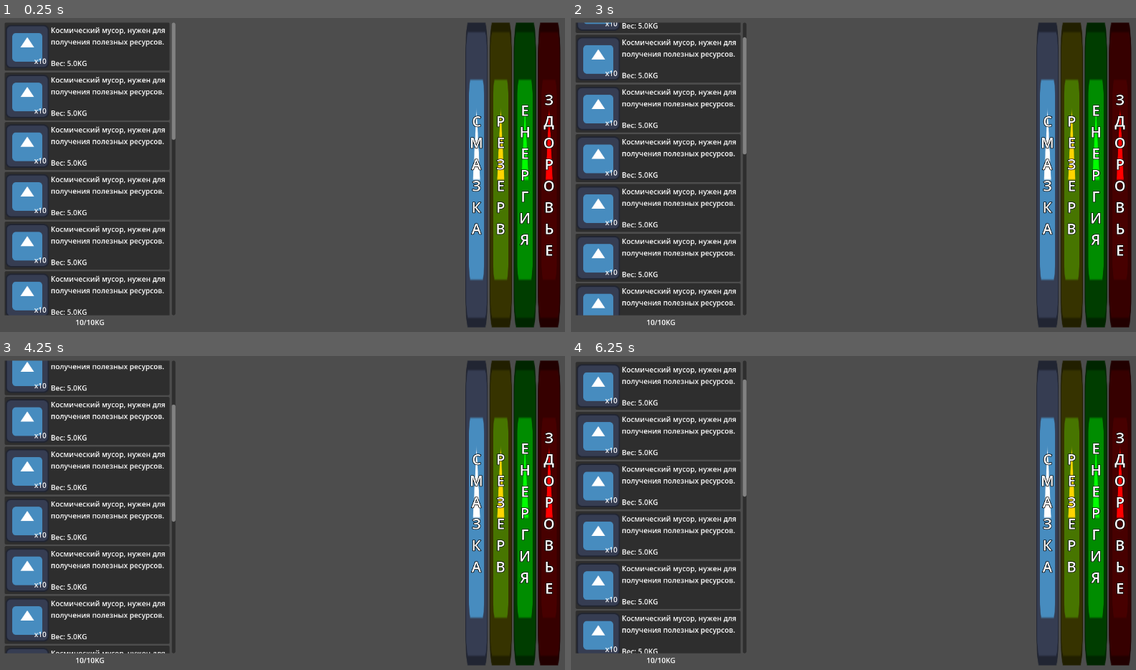
Above: before the commit, frames 1-4 (two rows, left to right).
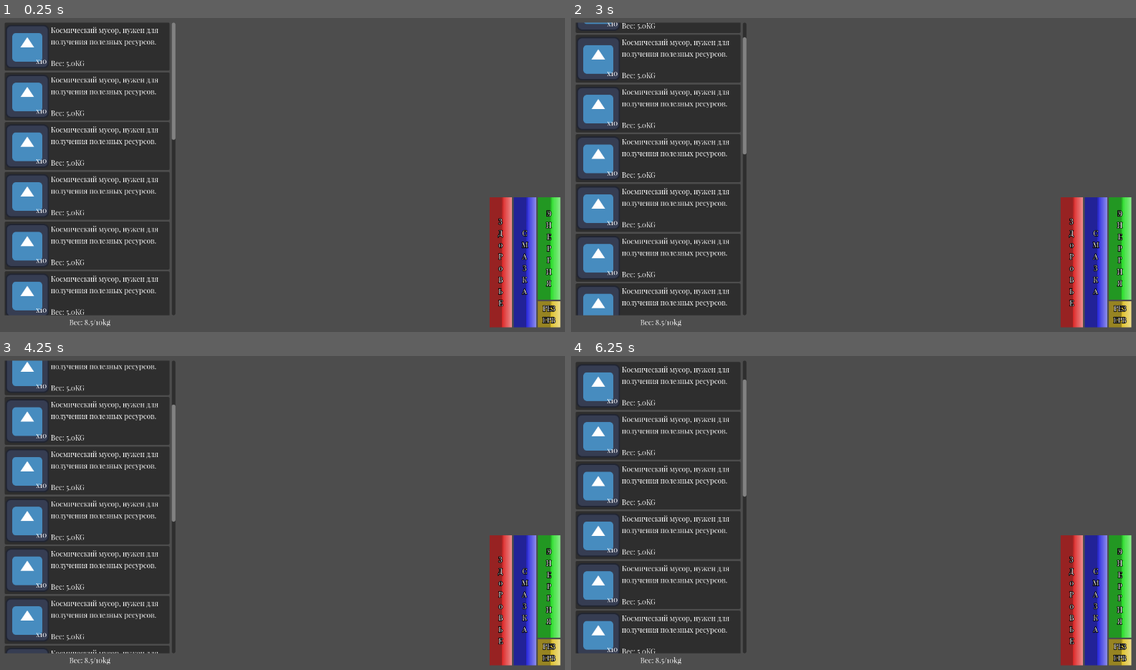
Above: after the commit, the same moments.

Repository: Kerbx/godoband-game
Game: Godot game, scene res://scenes/ui/gui.tscn
The game is run twice, just before and just after one commit, with the same random seed, the same clock (stepped at 60 frames per second) and the same inputs. The project has no main scene, so this scene is started directly. The engine's default icon, where the game draws it, is replaced by a stand-in: a white triangle on a blue panel in a dark square.
Inputs (mouse positions are in pixels of both pictures, inside the frame that each line leads up to):
- Up to frame 1 (0.25 s): no input
- Up to frame 2 (3 s): tap Enter at 0.5, 2 s; move the mouse to (977, 159) at 0.52 s; tap Backspace at 0.6, 2.1 s; click (977, 159) at 0.67 s; tap Space at 1.25, 2.75 s; drag from (740, 190) to (825, 240) at 1.27 s; move the mouse to (910, 102) at 2.02 s; click (910, 102) at 2.17 s; drag from (825, 240) to (684, 127) at 2.77 s
- Up to frame 3 (4.25 s): tap Enter at 3.5 s; move the mouse to (452, 560) at 3.52 s; tap Backspace at 3.6 s; click (452, 560) at 3.67 s
- Up to frame 4 (6.25 s): tap Space at 4.25 s; drag from (684, 465) to (768, 431) at 4.27 s; move the mouse to (881, 513) at 5.02 s; tap Backspace at 5.1 s; click (881, 513) at 5.17 s; drag from (768, 431) to (740, 528) at 5.77 s

The runs differ from the first frame. In frame 1, 17% of the frame differs, in the area x 6-100%, y 1-99%; in frame 2, 17%; in frame 3, 17%; in frame 4, 17%.

Commit message:
New fonts, updated robot ui

Diff:
--- a/project.godot
+++ b/project.godot
@@ -38,3 +38,4 @@
 window/size/viewport_width=1280
 window/size/viewport_height=720
 window/stretch/aspect="ignore"
+window/stretch/scale_mode="integer"
--- /dev/null
+++ b/project_theme.tres
@@ -0,0 +1,7 @@
+[gd_resource type="Theme" format=3 uid="uid://dboam0e75nvqu"]
+
+[ext_resource type="FontFile" uid="uid://citwv82th0rdp" path="res://assets/ui/fonts/playfair_display/PlayfairDisplay-Regular.ttf" id="1_tf5ee"]
+
+[resource]
+default_font = ExtResource("1_tf5ee")
+Label/fonts/font = ExtResource("1_tf5ee")
--- a/scenes/ui/gui.tscn
+++ b/scenes/ui/gui.tscn
@@ -1,15 +1,50 @@
 [gd_scene format=3 uid="uid://fl7yhescggob"]
 
 [ext_resource type="Script" uid="uid://dqb7ive6pn7hy" path="res://scripts/base_classes/ui/CAspectRatioContainer.gd" id="1_1vha8"]
+[ext_resource type="Theme" uid="uid://dboam0e75nvqu" path="res://project_theme.tres" id="2_suhd1"]
 [ext_resource type="Script" uid="uid://byme1ki3xniri" path="res://scripts/base_classes/ui/UISounds.gd" id="2_y0upq"]
-[ext_resource type="Texture2D" uid="uid://df8iskehn75n8" path="res://icon.svg" id="3_nt1ww"]
 [ext_resource type="Script" uid="uid://dcl1xxje2pex1" path="res://scripts/base_classes/ui/ScrollContainerMouse.gd" id="4_8nfk8"]
 [ext_resource type="PackedScene" uid="uid://dj3g0pftrc1i6" path="res://scenes/ui/inventory_item.tscn" id="5_3nifv"]
 
+[sub_resource type="Gradient" id="Gradient_bb880"]
+offsets = PackedFloat32Array(0.19, 0.2, 1)
+colors = PackedColorArray(0.65882355, 0.65882355, 0.65882355, 0.11764706, 1, 1, 1, 0.11764706, 1, 1, 1, 0.49803922)
+
+[sub_resource type="GradientTexture2D" id="GradientTexture2D_suhd1"]
+gradient = SubResource("Gradient_bb880")
+width = 16
+height = 16
+fill_from = Vector2(0.5, 0.5)
+fill_to = Vector2(1, 0.50213677)
+
+[sub_resource type="Gradient" id="Gradient_suhd1"]
+offsets = PackedFloat32Array(0.19, 0.2, 1)
+colors = PackedColorArray(0.65882355, 0.65882355, 0.65882355, 0.78431374, 1, 1, 1, 0.78431374, 1, 1, 1, 0.78431374)
+
+[sub_resource type="GradientTexture2D" id="GradientTexture2D_kb6ab"]
+gradient = SubResource("Gradient_suhd1")
+width = 16
+height = 16
+fill_from = Vector2(0.5, 0.5)
+fill_to = Vector2(1, 0.50213677)
+
 [sub_resource type="LabelSettings" id="LabelSettings_8nfk8"]
-font_size = 32
 outline_size = 5
 outline_color = Color(0, 0, 0, 1)
+
+[sub_resource type="GradientTexture2D" id="GradientTexture2D_o64uq"]
+gradient = SubResource("Gradient_bb880")
+width = 16
+height = 16
+fill_from = Vector2(0.5, 0.5)
+fill_to = Vector2(1, 0.50213677)
+
+[sub_resource type="GradientTexture2D" id="GradientTexture2D_n02pe"]
+gradient = SubResource("Gradient_bb880")
+width = 16
+height = 16
+fill_from = Vector2(0.5, 0.5)
+fill_to = Vector2(1, 0.50213677)
 
 [node name="GUI" type="CanvasLayer" unique_id=174544437]
 
@@ -23,6 +58,7 @@
 anchor_bottom = 1.0
 grow_horizontal = 2
 grow_vertical = 2
+theme = ExtResource("2_suhd1")
 ratio = 1.7778
 script = ExtResource("1_1vha8")
 
@@ -43,12 +79,11 @@
 anchor_bottom = 1.0
 grow_horizontal = 2
 grow_vertical = 2
-alignment = 2
 
 [node name="MarginContainer" type="MarginContainer" parent="CAspectRatioContainer/Margin/ActualUI/HBoxContainer" unique_id=1475613459]
 custom_minimum_size = Vector2(381, 0)
 layout_mode = 2
-size_flags_horizontal = 2
+size_flags_horizontal = 0
 
 [node name="VBoxContainer" type="VBoxContainer" parent="CAspectRatioContainer/Margin/ActualUI/HBoxContainer/MarginContainer" unique_id=2117034400]
 layout_mode = 2
@@ -57,6 +92,7 @@
 layout_mode = 2
 size_flags_vertical = 3
 script = ExtResource("4_8nfk8")
+metadata/_edit_group_ = true
 
 [node name="InventoryContainer" type="VBoxContainer" parent="CAspectRatioContainer/Margin/ActualUI/HBoxContainer/MarginContainer/VBoxContainer/ScrollContainerMouse" unique_id=98561539]
 layout_mode = 2
@@ -108,18 +144,66 @@
 
 [node name="Label" type="Label" parent="CAspectRatioContainer/Margin/ActualUI/HBoxContainer/MarginContainer/VBoxContainer" unique_id=1346090352]
 layout_mode = 2
-text = "10/10KG"
-horizontal_alignment = 1
-
-[node name="TextureProgressBar" type="TextureProgressBar" parent="CAspectRatioContainer/Margin/ActualUI/HBoxContainer" unique_id=822191827]
-custom_minimum_size = Vector2(50, 0)
-layout_mode = 2
-value = 100.0
-fill_mode = 3
-nine_patch_stretch = true
-texture_progress = ExtResource("3_nt1ww")
-
-[node name="Label" type="Label" parent="CAspectRatioContainer/Margin/ActualUI/HBoxContainer/TextureProgressBar" unique_id=1485510421]
+text = "Вес: 8.5/10kg"
+horizontal_alignment = 1
+
+[node name="VBoxContainer" type="VBoxContainer" parent="CAspectRatioContainer/Margin/ActualUI/HBoxContainer" unique_id=1755797604]
+layout_mode = 2
+size_flags_horizontal = 10
+
+[node name="Control" type="Control" parent="CAspectRatioContainer/Margin/ActualUI/HBoxContainer/VBoxContainer" unique_id=1170004364]
+layout_mode = 2
+size_flags_vertical = 3
+
+[node name="HBoxContainer" type="HBoxContainer" parent="CAspectRatioContainer/Margin/ActualUI/HBoxContainer/VBoxContainer" unique_id=300765452]
+layout_mode = 2
+size_flags_horizontal = 10
+size_flags_vertical = 3
+size_flags_stretch_ratio = 0.75
+
+[node name="HealthBar" type="TextureProgressBar" parent="CAspectRatioContainer/Margin/ActualUI/HBoxContainer/VBoxContainer/HBoxContainer" unique_id=1807211082]
+texture_filter = 1
+custom_minimum_size = Vector2(50, 25)
+layout_mode = 2
+value = 100.0
+fill_mode = 3
+nine_patch_stretch = true
+texture_over = SubResource("GradientTexture2D_suhd1")
+texture_progress = SubResource("GradientTexture2D_kb6ab")
+tint_progress = Color(1, 0, 0, 1)
+
+[node name="Label3" type="Label" parent="CAspectRatioContainer/Margin/ActualUI/HBoxContainer/VBoxContainer/HBoxContainer/HealthBar" unique_id=497978452]
+layout_mode = 1
+anchors_preset = 15
+anchor_right = 1.0
+anchor_bottom = 1.0
+grow_horizontal = 2
+grow_vertical = 2
+text = "З
+Д
+0
+Р
+0
+В
+Ь
+Е"
+label_settings = SubResource("LabelSettings_8nfk8")
+horizontal_alignment = 1
+vertical_alignment = 1
+clip_text = true
+
+[node name="OilBar" type="TextureProgressBar" parent="CAspectRatioContainer/Margin/ActualUI/HBoxContainer/VBoxContainer/HBoxContainer" unique_id=822191827]
+texture_filter = 1
+custom_minimum_size = Vector2(50, 25)
+layout_mode = 2
+value = 100.0
+fill_mode = 3
+nine_patch_stretch = true
+texture_over = SubResource("GradientTexture2D_o64uq")
+texture_progress = SubResource("GradientTexture2D_kb6ab")
+tint_progress = Color(0, 0, 1, 1)
+
+[node name="Label" type="Label" parent="CAspectRatioContainer/Margin/ActualUI/HBoxContainer/VBoxContainer/HBoxContainer/OilBar" unique_id=1485510421]
 layout_mode = 1
 anchors_preset = 15
 anchor_right = 1.0
@@ -136,49 +220,29 @@
 horizontal_alignment = 1
 vertical_alignment = 1
 
-[node name="TextureProgressBar2" type="TextureProgressBar" parent="CAspectRatioContainer/Margin/ActualUI/HBoxContainer" unique_id=833263285]
-self_modulate = Color(1, 0.8352941, 0, 1)
-custom_minimum_size = Vector2(50, 0)
-layout_mode = 2
-value = 100.0
-fill_mode = 3
-nine_patch_stretch = true
-texture_progress = ExtResource("3_nt1ww")
-
-[node name="Label2" type="Label" parent="CAspectRatioContainer/Margin/ActualUI/HBoxContainer/TextureProgressBar2" unique_id=625966933]
-layout_mode = 1
-anchors_preset = 15
-anchor_right = 1.0
-anchor_bottom = 1.0
-grow_horizontal = 2
-grow_vertical = 2
-text = "Р
-Е
-З
-Е
-Р
-В"
-label_settings = SubResource("LabelSettings_8nfk8")
-horizontal_alignment = 1
-vertical_alignment = 1
-
-[node name="TextureProgressBar3" type="TextureProgressBar" parent="CAspectRatioContainer/Margin/ActualUI/HBoxContainer" unique_id=338285725]
-self_modulate = Color(0, 1, 0, 1)
-custom_minimum_size = Vector2(50, 0)
-layout_mode = 2
-value = 100.0
-fill_mode = 3
-nine_patch_stretch = true
-texture_progress = ExtResource("3_nt1ww")
-
-[node name="Label3" type="Label" parent="CAspectRatioContainer/Margin/ActualUI/HBoxContainer/TextureProgressBar3" unique_id=601437379]
-layout_mode = 1
-anchors_preset = 15
-anchor_right = 1.0
-anchor_bottom = 1.0
-grow_horizontal = 2
-grow_vertical = 2
-text = "Е
+[node name="VBoxContainer" type="VBoxContainer" parent="CAspectRatioContainer/Margin/ActualUI/HBoxContainer/VBoxContainer/HBoxContainer" unique_id=778116269]
+layout_mode = 2
+
+[node name="FuelBar" type="TextureProgressBar" parent="CAspectRatioContainer/Margin/ActualUI/HBoxContainer/VBoxContainer/HBoxContainer/VBoxContainer" unique_id=338285725]
+texture_filter = 1
+custom_minimum_size = Vector2(50, 25)
+layout_mode = 2
+size_flags_vertical = 3
+value = 100.0
+fill_mode = 3
+nine_patch_stretch = true
+texture_over = SubResource("GradientTexture2D_n02pe")
+texture_progress = SubResource("GradientTexture2D_kb6ab")
+tint_progress = Color(0, 1, 0, 1)
+
+[node name="Label2" type="Label" parent="CAspectRatioContainer/Margin/ActualUI/HBoxContainer/VBoxContainer/HBoxContainer/VBoxContainer/FuelBar" unique_id=1179634274]
+layout_mode = 1
+anchors_preset = 15
+anchor_right = 1.0
+anchor_bottom = 1.0
+grow_horizontal = 2
+grow_vertical = 2
+text = "Э
 Н
 Е
 Р
@@ -189,32 +253,28 @@
 horizontal_alignment = 1
 vertical_alignment = 1
 
-[node name="TextureProgressBar4" type="TextureProgressBar" parent="CAspectRatioContainer/Margin/ActualUI/HBoxContainer" unique_id=1807211082]
-self_modulate = Color(1, 0, 0, 1)
-custom_minimum_size = Vector2(50, 0)
-layout_mode = 2
-value = 100.0
-fill_mode = 3
-nine_patch_stretch = true
-texture_progress = ExtResource("3_nt1ww")
-
-[node name="Label3" type="Label" parent="CAspectRatioContainer/Margin/ActualUI/HBoxContainer/TextureProgressBar4" unique_id=497978452]
-layout_mode = 1
-anchors_preset = 15
-anchor_right = 1.0
-anchor_bottom = 1.0
-grow_horizontal = 2
-grow_vertical = 2
-text = "З
-Д
-О
-Р
-О
-В
-Ь
-Е"
-label_settings = SubResource("LabelSettings_8nfk8")
-horizontal_alignment = 1
-vertical_alignment = 1
-autowrap_mode = 1
-clip_text = true
+[node name="ReserveBar" type="TextureProgressBar" parent="CAspectRatioContainer/Margin/ActualUI/HBoxContainer/VBoxContainer/HBoxContainer/VBoxContainer" unique_id=833263285]
+texture_filter = 1
+custom_minimum_size = Vector2(50, 25)
+layout_mode = 2
+size_flags_vertical = 3
+size_flags_stretch_ratio = 0.25
+value = 100.0
+fill_mode = 3
+nine_patch_stretch = true
+texture_over = SubResource("GradientTexture2D_suhd1")
+texture_progress = SubResource("GradientTexture2D_kb6ab")
+tint_progress = Color(1, 0.8352941, 0, 1)
+
+[node name="Label2" type="Label" parent="CAspectRatioContainer/Margin/ActualUI/HBoxContainer/VBoxContainer/HBoxContainer/VBoxContainer/ReserveBar" unique_id=625966933]
+layout_mode = 1
+anchors_preset = 15
+anchor_right = 1.0
+anchor_bottom = 1.0
+grow_horizontal = 2
+grow_vertical = 2
+text = "РЕЗ
+ЕРВ"
+label_settings = SubResource("LabelSettings_8nfk8")
+horizontal_alignment = 1
+vertical_alignment = 1
Not shown, added: assets/ui/fonts/pixelify_sans/OFL.txt
Binary file added: assets/ui/fonts/pixelify_sans/PixelifySans-Bold.ttf
Not shown, added: assets/ui/fonts/pixelify_sans/PixelifySans-Bold.ttf.import
Binary file added: assets/ui/fonts/pixelify_sans/PixelifySans-Medium.ttf
Not shown, added: assets/ui/fonts/pixelify_sans/PixelifySans-Medium.ttf.import
Binary file added: assets/ui/fonts/pixelify_sans/PixelifySans-Regular.ttf
Not shown, added: assets/ui/fonts/pixelify_sans/PixelifySans-Regular.ttf.import
Binary file added: assets/ui/fonts/pixelify_sans/PixelifySans-SemiBold.ttf
Not shown, added: assets/ui/fonts/pixelify_sans/PixelifySans-SemiBold.ttf.import
Binary file added: assets/ui/fonts/pixelify_sans/PixelifySans-VariableFont_wght.ttf
Not shown, added: assets/ui/fonts/pixelify_sans/PixelifySans-VariableFont_wght.ttf.import
Not shown, added: assets/ui/fonts/playfair_display/OFL.txt
(and 12 more such lines)
